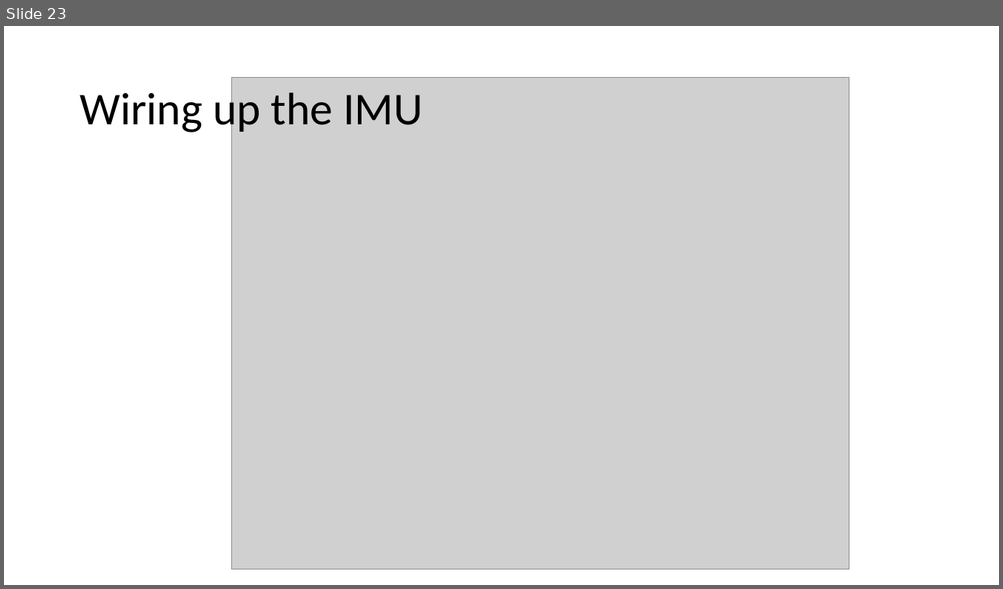
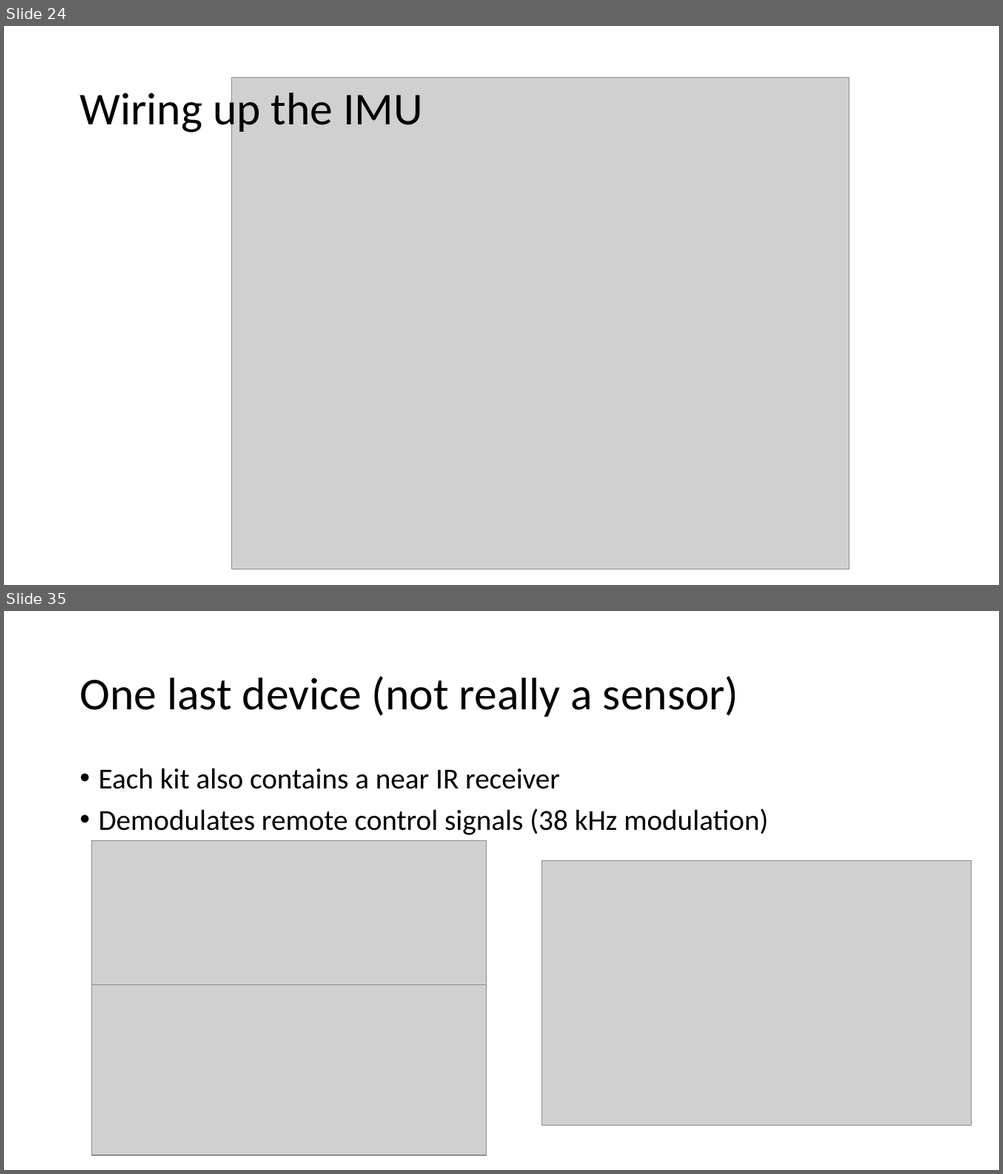
Before and after one commit to logos-electromechanical/SensorWorkshop, a slide deck: presentation/Mobile Sensors Workshop, Part 2.pptx. Shown one above the other, each under a label of ours: slide 23 before the commit, slides 24 and 35 after it; the slides between them are not shown. The pictures are 1003x589 and 1003x1174 pixels, drawn with LibreOffice and Linux fonts; fonts in the diff are those of the drawing; grey boxes stand for pictures. Boxes give left, top, right and bottom in pixels: in the first picture for what was removed or moved away, otherwise in the second. Text is boxed around its words. In the diff, an @@ line names an element or a change of style, - is before the commit and + after.

```diff
--- a/presentation/Mobile Sensors Workshop, Part 2.pptx
+++ b/presentation/Mobile Sensors Workshop, Part 2.pptx
@@ slide 35 added at [4,611,999,1170], background #FFFFFF @@
@@ title added at [79,676,739,717], 44 pt, text #000000 @@
+One last device (not really a sensor)
@@ text added at [99,768,768,835], 28 pt, text #000000 @@
+• Each kit also contains a near IR receiver
+• Demodulates remote control signals (38 kHz modulation)
@@ picture added at [92,841,486,1020] @@
@@ picture added at [542,861,972,1126] @@
@@ picture added at [92,985,486,1156] @@
@@ what was slide 23 is now slide 24 @@
```
Also in this commit, not shown: 1 slide changed, 13 other slides added, 24 other files.
